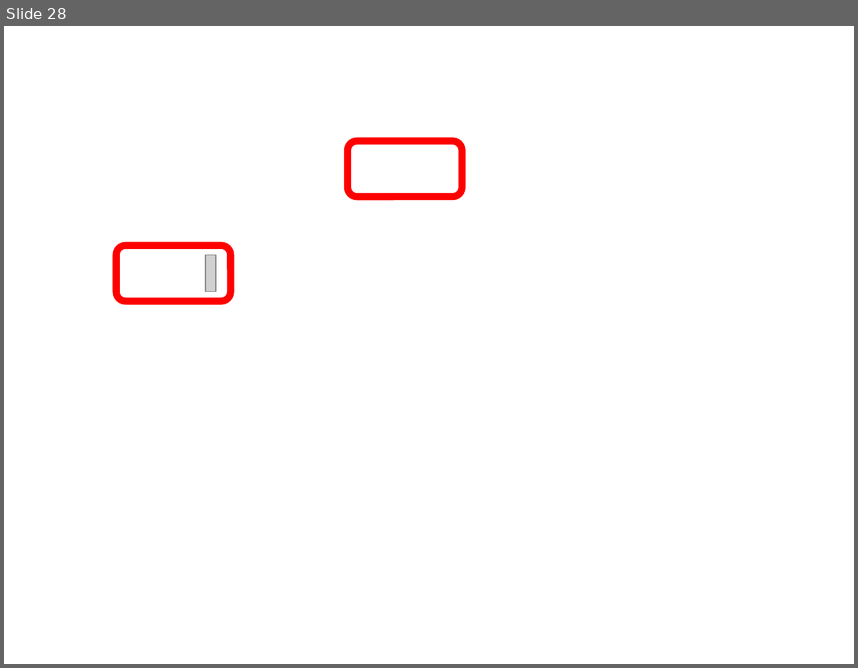
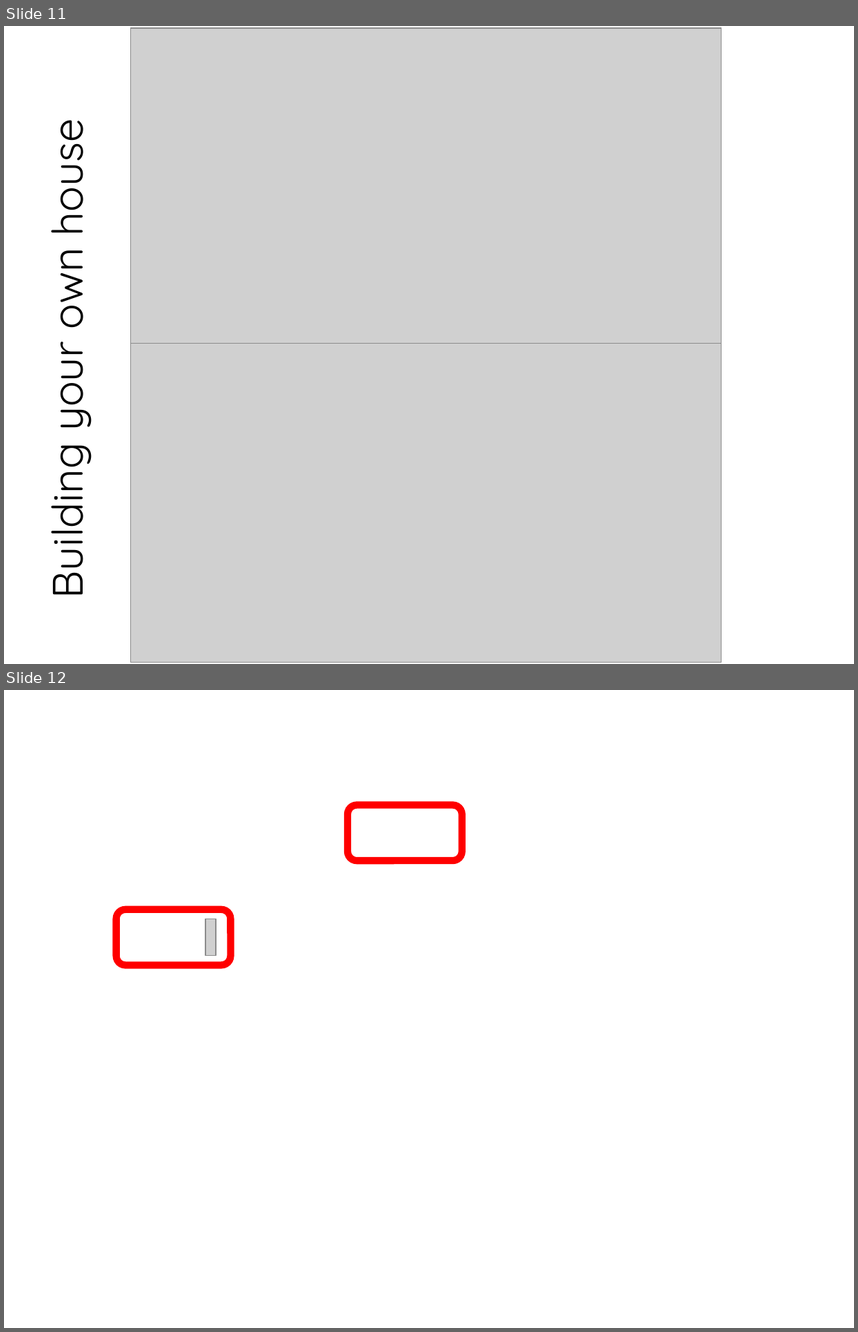
Before and after one commit to fossabot/SPE2018, a slide deck: Lecture Slides/02 Open Project.pptx. Shown one above the other, each under a label of ours: slide 28 before the commit, slides 11 and 12 after it. The pictures are 858x668 and 858x1332 pixels, drawn with LibreOffice and Linux fonts; fonts in the diff are those of the drawing; grey boxes stand for pictures; background and template pictures are left out. Boxes give left, top, right and bottom in pixels: in the first picture for what was removed or moved away, otherwise in the second. Text is boxed around its words. In the diff, an @@ line names an element or a change of style, - is before the commit and + after.

```diff
--- a/Lecture Slides/02 Open Project.pptx
+++ b/Lecture Slides/02 Open Project.pptx
@@ slide 11 added at [4, 26, 854, 664], background #000000 @@
@@ rectangle added at [4, 26, 854, 664], fill #FFFFFF @@
@@ picture added at [131, 27, 722, 346] @@
@@ text added at [33, 130, 96, 593], 36 pt, text #000000 @@
+Building your own house
@@ picture added at [131, 343, 722, 662] @@
@@ what was slide 28 is now slide 12 @@
```
Also in this commit, not shown: 1 slide changed, 2 other slides added, 3 slides removed, 1 other file.
